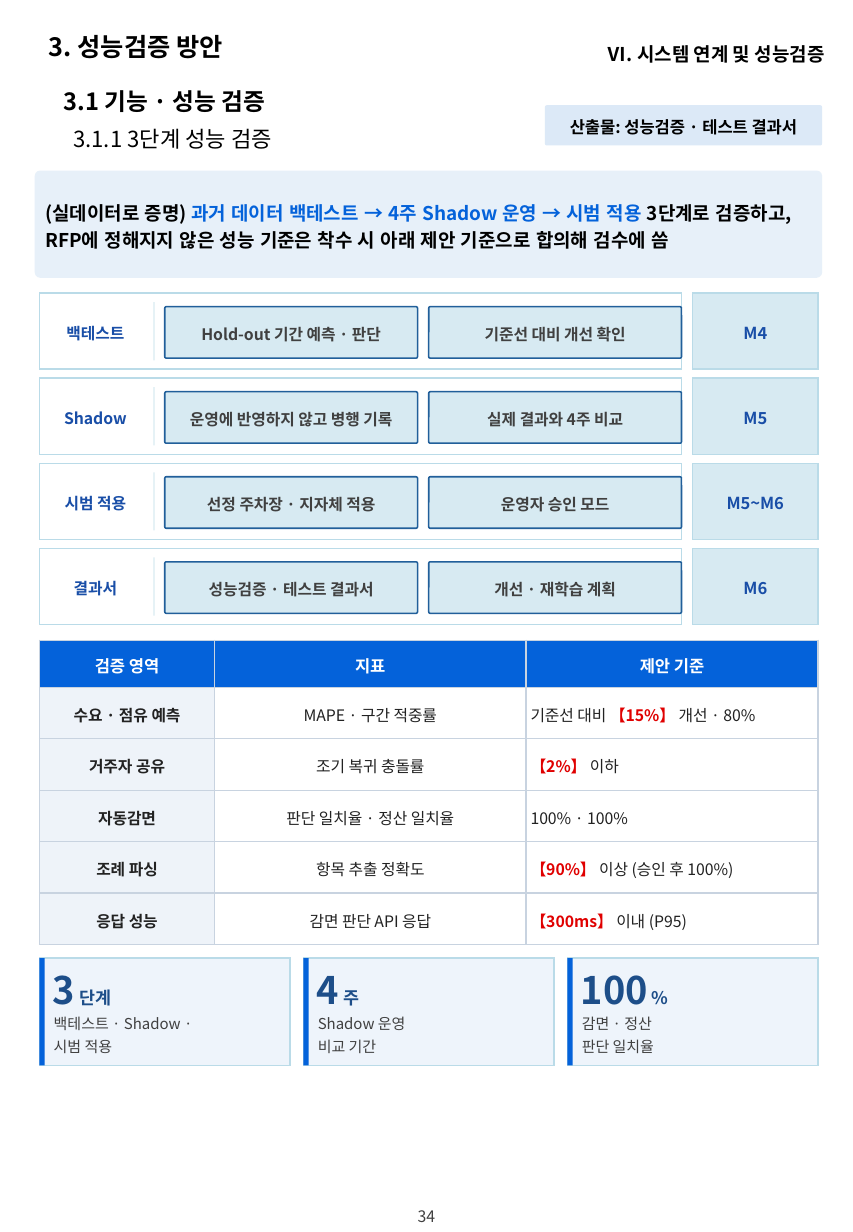
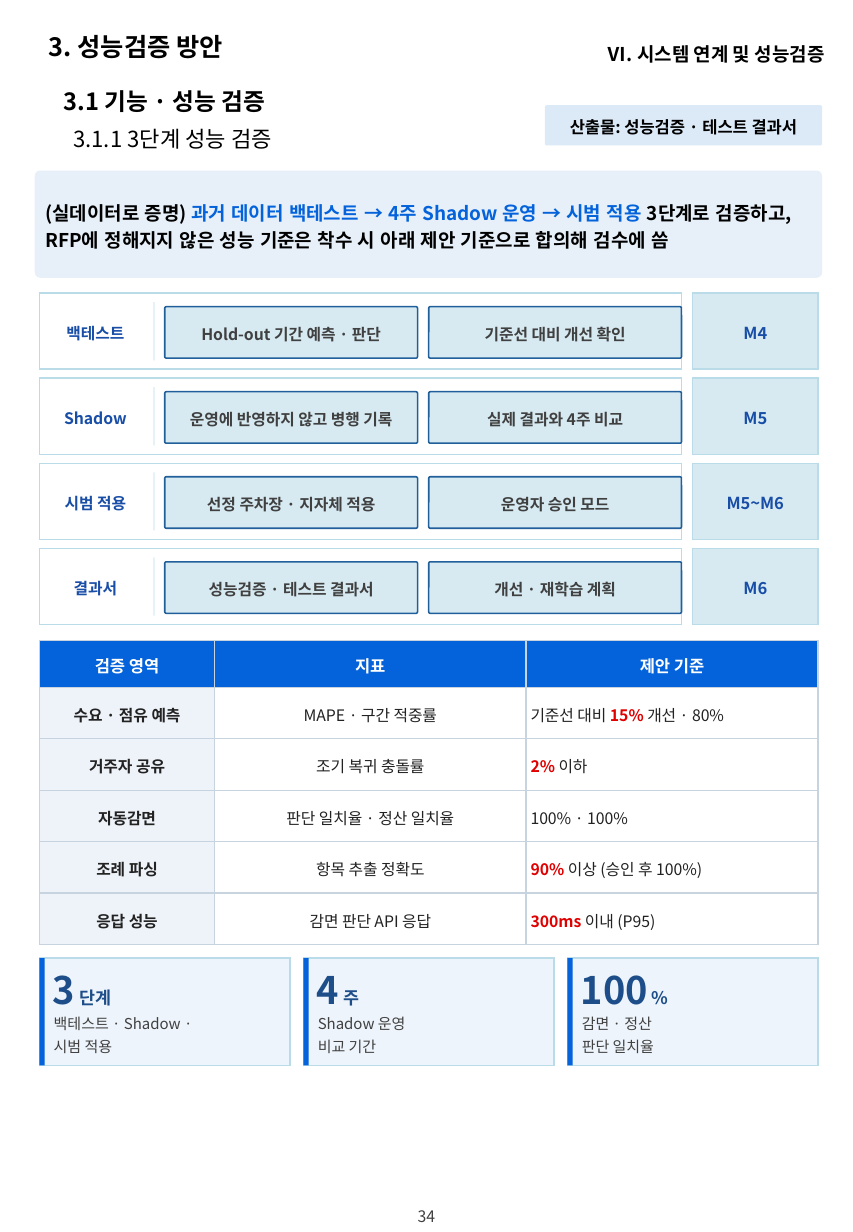
Before and after one commit to hwangsteeve-tech/hbjw, a slide deck: slide 34 of proposals/2026-11_dsit-parking-ai/dsit_proposal.pptx. Drawn at 853x1232 pixels with LibreOffice and Linux fonts; fonts in the diff are those of the drawing; background and template pictures are left out. Boxes give left, top, right and bottom in pixels: in the first picture for what was removed or moved away, otherwise in the second. Text is boxed around its words. In the diff, an @@ line names an element or a change of style, - is before the commit and + after.

```diff
--- a/proposals/2026-11_dsit-parking-ai/dsit_proposal.pptx
+++ b/proposals/2026-11_dsit-parking-ai/dsit_proposal.pptx
@@ table at box(40, 640, 819, 945) @@
-row 2, column 3: 기준선 대비 【15%】 개선 · 80%
+row 2, column 3: 기준선 대비 15% 개선 · 80%
-row 3, column 3: 【2%】 이하
+row 3, column 3: 2% 이하
-row 5, column 3: 【90%】 이상 (승인 후 100%)
+row 5, column 3: 90% 이상 (승인 후 100%)
-row 6, column 3: 【300ms】 이내 (P95)
+row 6, column 3: 300ms 이내 (P95)
```
Also in this commit, not shown: 28 other slides changed, 3 other files.
